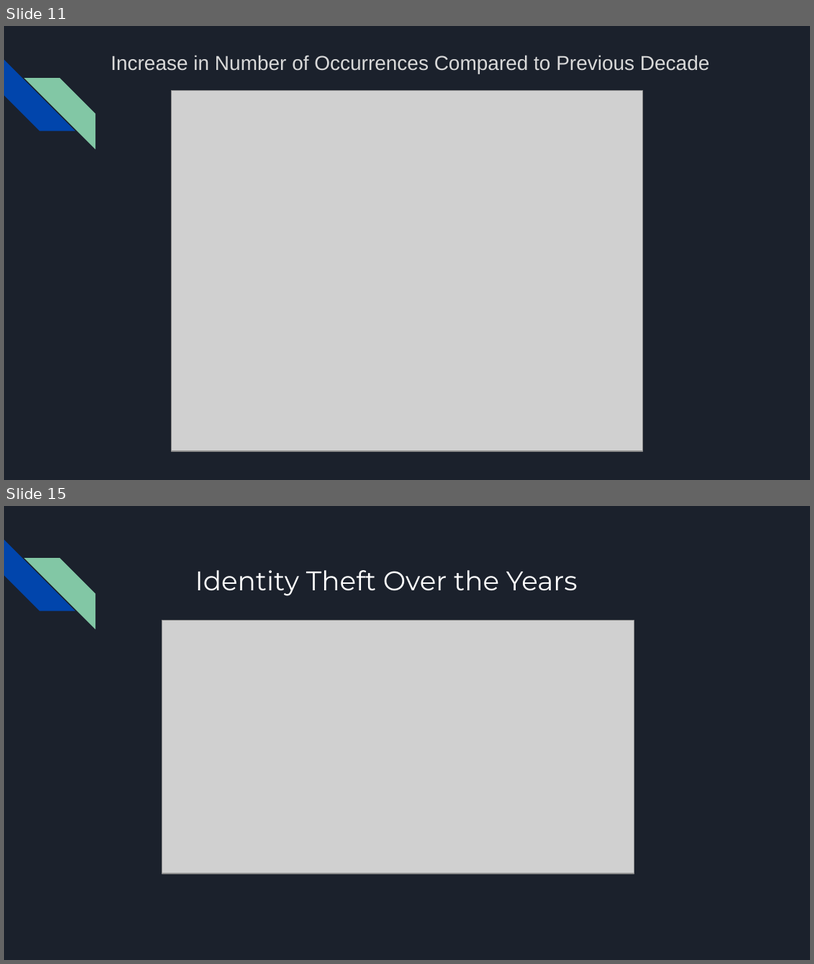
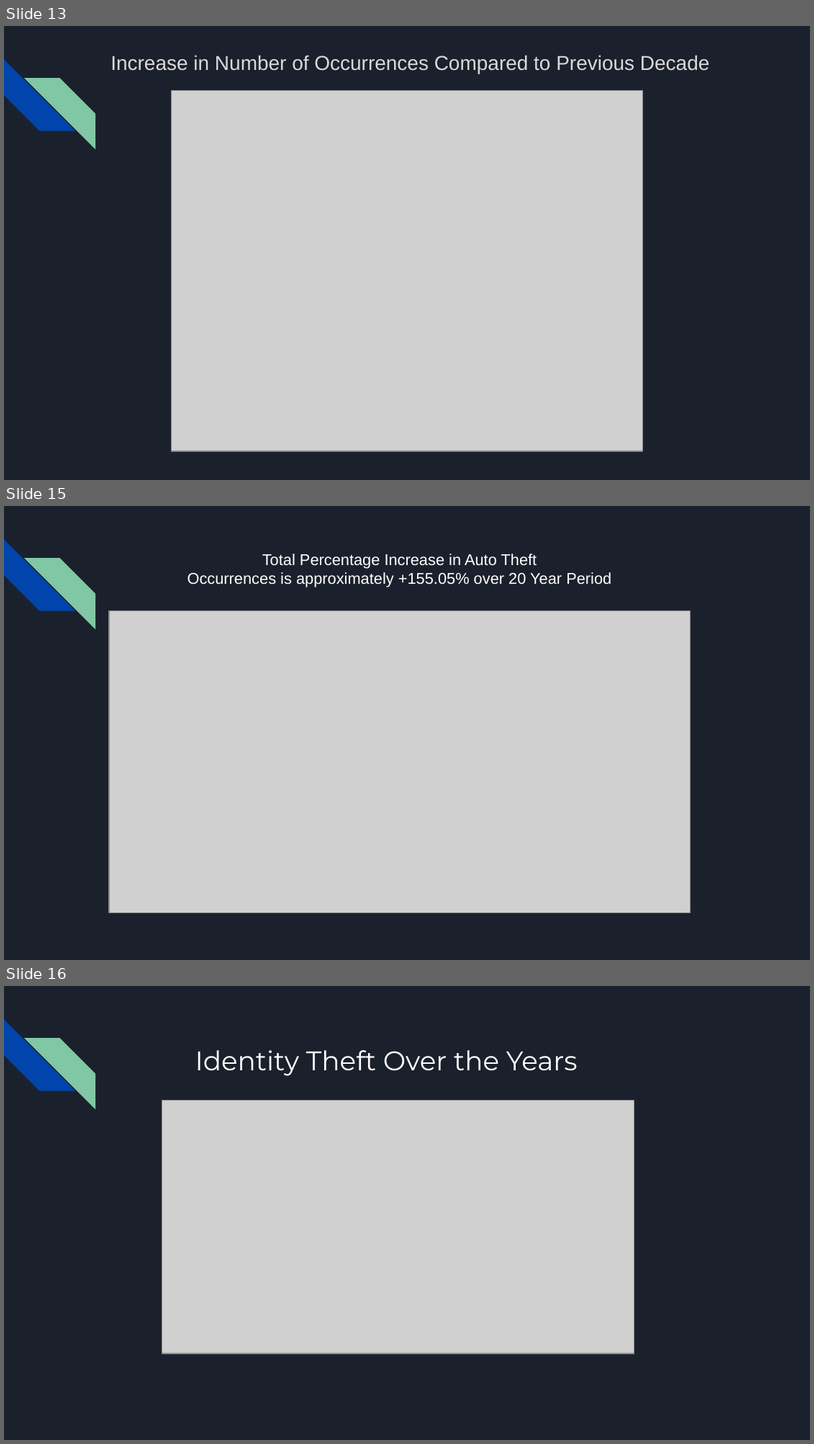
Before and after one commit to oddtexan/Project-1, a slide deck: Project 1 Presentation Final.pptx. Shown one above the other, each under a label of ours: slides 11 and 15 before the commit, slides 13, 15 and 16 after it; the slides between them are not shown. The pictures are 814x964 and 814x1444 pixels, drawn with LibreOffice and Linux fonts; fonts in the diff are those of the drawing; grey boxes stand for pictures. Boxes give left, top, right and bottom in pixels: in the first picture for what was removed or moved away, otherwise in the second. Text is boxed around its words. In the diff, an @@ line names an element or a change of style, - is before the commit and + after.

Commit message:
auto modifications

```diff
--- a/Project 1 Presentation Final.pptx
+++ b/Project 1 Presentation Final.pptx
@@ slide 15 added at [4,506,810,960], background #1B212C; not listed: 2 template elements that a slide beside it also shows @@
@@ text added at [188,554,612,587], 14 pt, text #FFFFFF @@
+Total Percentage Increase in Auto Theft
+Occurrences is approximately +155.05% over 20 Year Period
@@ picture added at [109,611,690,912] @@
@@ what was slide 11 is now slide 13 @@
@@ what was slide 15 is now slide 16 @@
```
Also in this commit, not shown: 10 slides changed, 2 other slides added, 3 slides removed.
